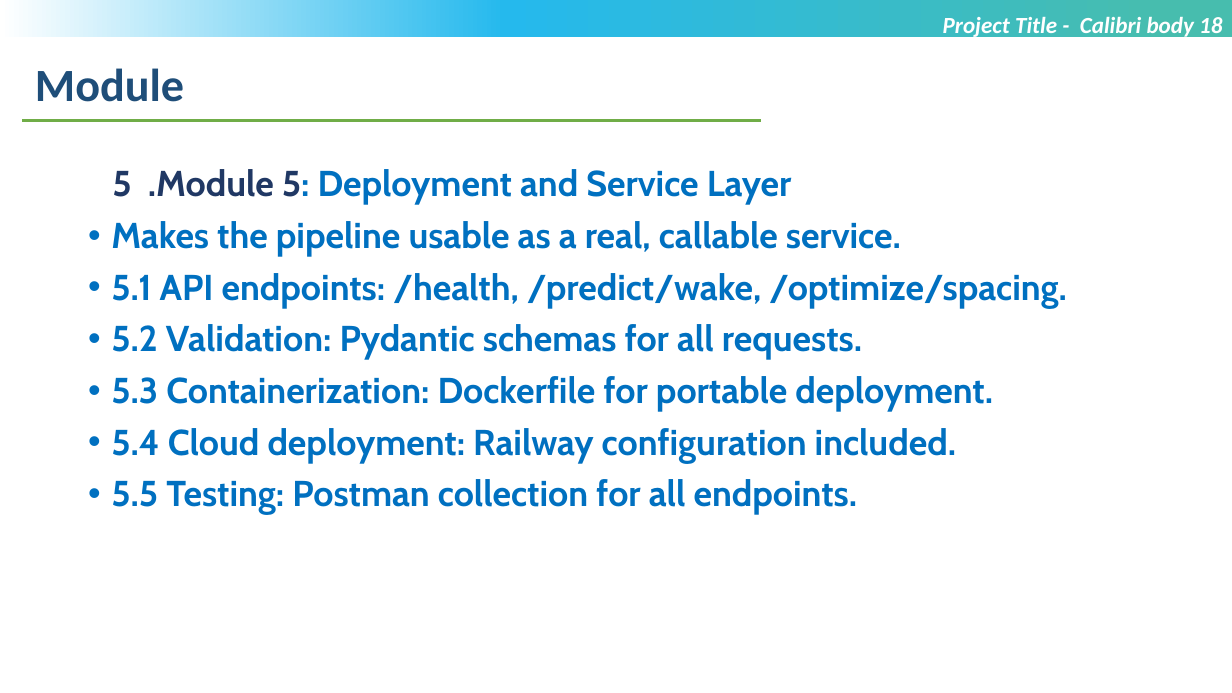
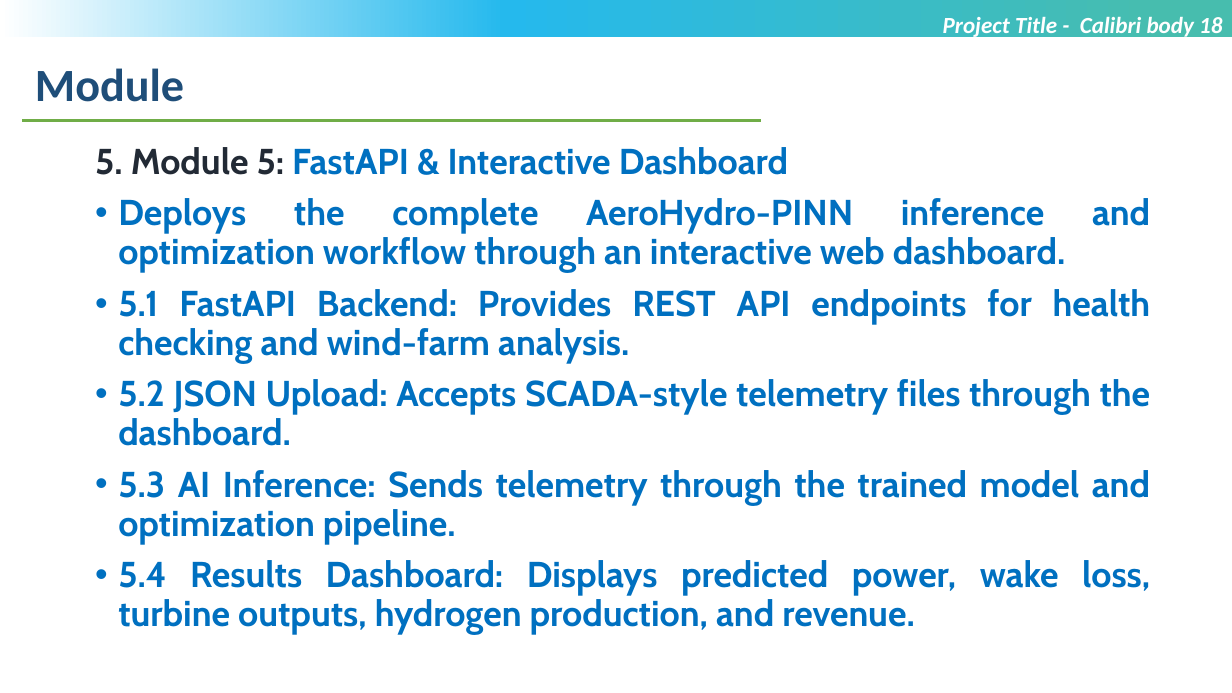
Before and after one commit to SWETHASONA001/LTM_PROEJCT_1, a slide deck: slide 14 of MTech_Project_PPT_Template_V1.pptx (slide 12 before the commit). Drawn at 1232x693 pixels with LibreOffice and Linux fonts; fonts in the diff are those of the drawing; background and template pictures are left out. Boxes give left, top, right and bottom in pixels: in the first picture for what was removed or moved away, otherwise in the second. Text is boxed around its words. In the diff, an @@ line names an element or a change of style, - is before the commit and + after.

```diff
--- a/MTech_Project_PPT_Template_V1.pptx
+++ b/MTech_Project_PPT_Template_V1.pptx
@@ text at (x1=95, y1=147, x2=1151, y2=635): text changed @@
-5 .Module 5: Deployment and Service Layer
-• Makes the pipeline usable as a real, callable service.
-• 5.1 API endpoints: /health, /predict/wake, /optimize/spacing.
-• 5.2 Validation: Pydantic schemas for all requests.
-• 5.3 Containerization: Dockerfile for portable deployment.
-• 5.4 Cloud deployment: Railway configuration included.
-• 5.5 Testing: Postman collection for all endpoints.
+5. Module 5: FastAPI & Interactive Dashboard
+• Deploys the complete AeroHydro-PINN inference and optimization workflow through an interactive web dashboard.
+• 5.1 FastAPI Backend: Provides REST API endpoints for health checking and wind-farm analysis.
+• 5.2 JSON Upload: Accepts SCADA-style telemetry files through the dashboard.
+• 5.3 AI Inference: Sends telemetry through the trained model and optimization pipeline.
+• 5.4 Results Dashboard: Displays predicted power, wake loss, turbine outputs, hydrogen production, and revenue.
```
Also in this commit, not shown: 9 other slides changed, 19 slides added, 3 slides removed.
